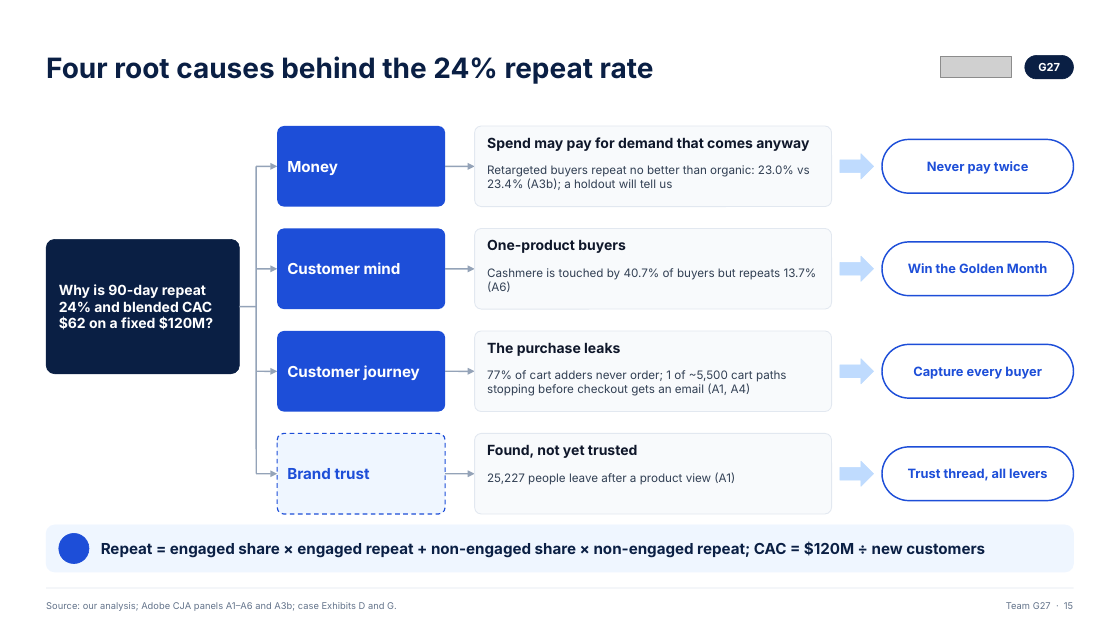
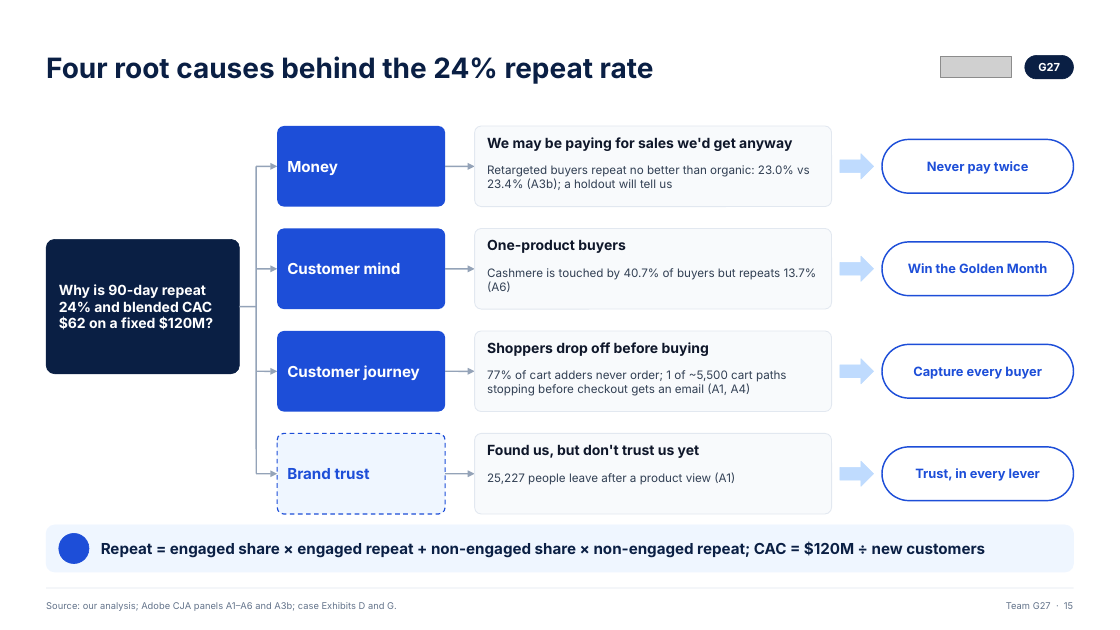
Before and after one commit to ANNYM25/Quince, a slide deck: slide 15 of deck/Team G27 Final Humanised.pptx. Drawn at 1120x630 pixels with LibreOffice and Linux fonts; fonts in the diff are those of the drawing; grey boxes stand for pictures; background and template pictures are left out. Boxes give left, top, right and bottom in pixels: in the first picture for what was removed or moved away, otherwise in the second. Text is boxed around its words. In the diff, an @@ line names an element or a change of style, - is before the commit and + after.

```diff
--- a/deck/Team G27 Final Humanised.pptx
+++ b/deck/Team G27 Final Humanised.pptx
@@ text at bbox=[487, 137, 792, 151]: text changed @@
-Spend may pay for demand that comes anyway
+We may be paying for sales we'd get anyway
@@ text at bbox=[487, 342, 709, 356]: text changed @@
-The purchase leaks
+Shoppers drop off before buying
@@ text at bbox=[487, 444, 700, 458]: text changed @@
-Found, not yet trusted
+Found us, but don't trust us yet
@@ text at bbox=[915, 468, 1040, 481]: text changed @@
-Trust thread, all levers
+Trust, in every lever
```
Also in this commit, not shown: 11 other slides changed, 1 other file.
